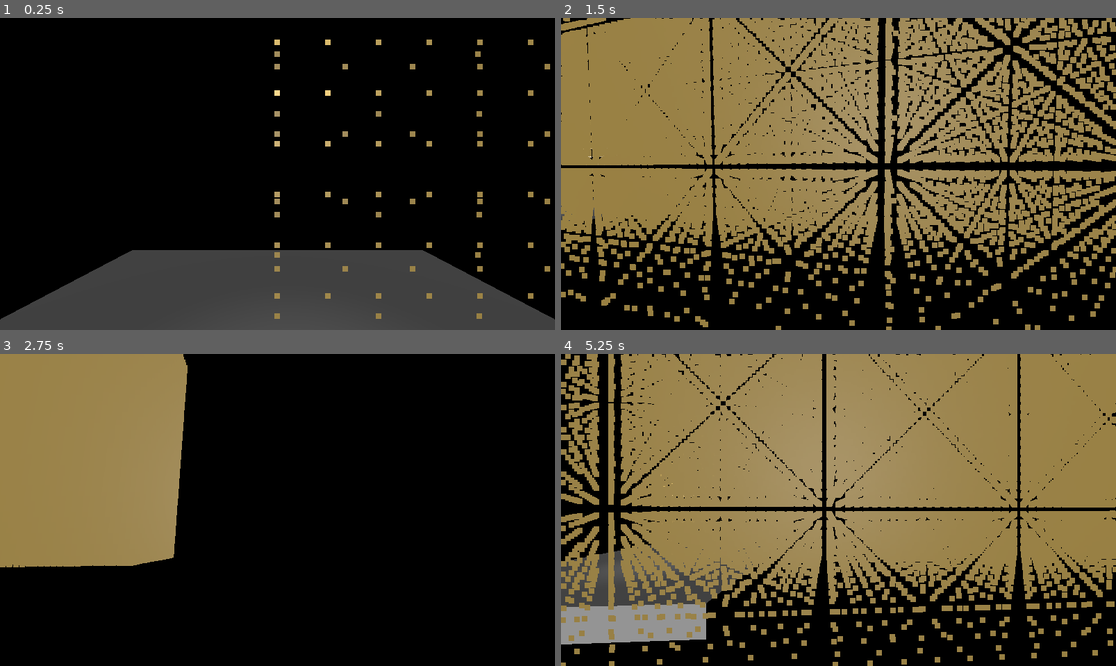
Above: before the commit, frames 1-4 (two rows, left to right).
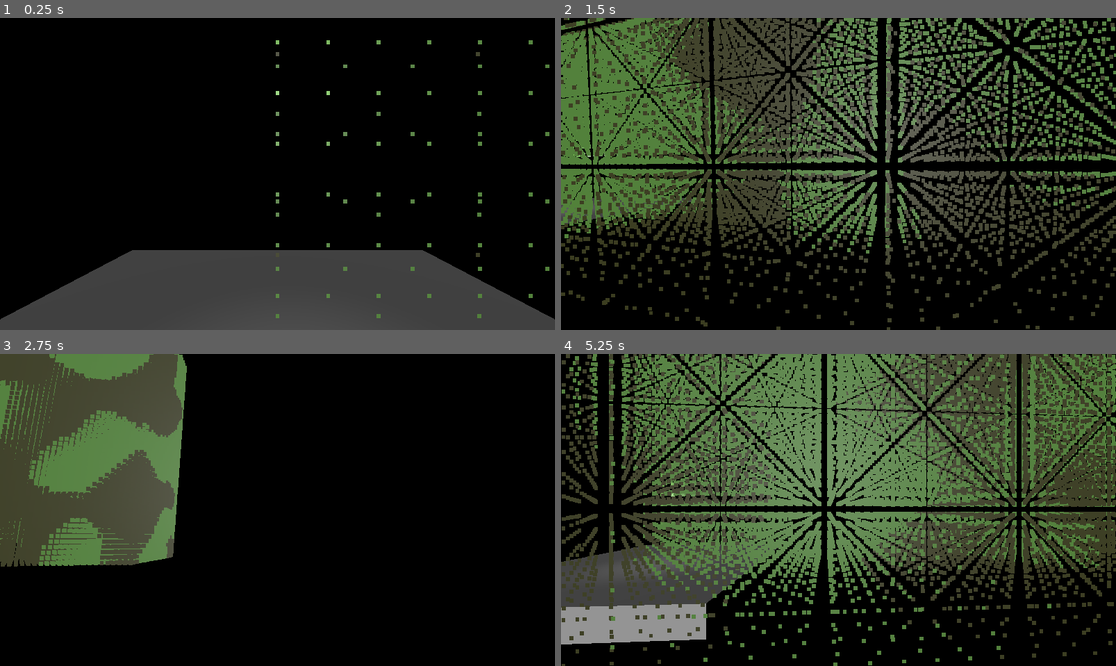
Above: after the commit, the same moments.

Repository: townofdon/godot-cavegen
Game: Godot game, scene res://scenes/test-scene.tscn
Same seed, same stepped clock (60 frames per second), same inputs: the game is played once before the commit and once after it.
Inputs (mouse positions are in pixels of both pictures, inside the frame that each line leads up to):
- Up to frame 1 (0.25 s): no input
- Up to frame 2 (1.5 s): tap Enter at 0.5 s; move the mouse to (960, 158) at 0.52 s; hold D (move_right) 0.53-1.28 s; move the mouse to (727, 189) at 1.27 s; hold S (move_back) from 1.28 s (still down)
- Up to frame 3 (2.75 s): move the mouse to (333, 441) at 2.02 s; release S (move_back) at 2.03 s; hold D (move_right) from 2.03 s (still down)
- Up to frame 4 (5.25 s): move the mouse to (810, 572) at 2.77 s; release D (move_right) at 2.78 s; hold W (move_forward) 2.78-3.53 s; move the mouse to (1005, 556) at 3.52 s; hold A (move_left) 3.53-5.03 s; tap Space at 4.25 s; move the mouse to (672, 463) at 4.27 s; move the mouse to (866, 510) at 5.02 s; hold S (move_back) from 5.03 s (still down)

The runs differ from the first frame. In frame 1, 1.2% of the frame differs, in the area x 49-100%, y 6-97%; in frame 2, 61%; in frame 3, 22%; in frame 4, 69%, in the area x 0-100%, y 0-100%.

Commit message:
get noise working with point mesh

Diff:
--- a/materials/cave-material.tres
+++ b/materials/cave-material.tres
@@ -1,7 +1,10 @@
 [gd_resource type="StandardMaterial3D" format=3 uid="uid://d2n14wjt11iw5"]
 
 [resource]
+transparency = 1
+vertex_color_use_as_albedo = true
 albedo_color = Color(0.58479, 0.486024, 0.226537, 1)
 roughness = 0.57
+emission = Color(0.368102, 0.368102, 0.368102, 1)
 use_point_size = true
-point_size = 8.0
+point_size = 5.8
--- a/scenes/test-scene.tscn
+++ b/scenes/test-scene.tscn
@@ -23,20 +23,19 @@
 [sub_resource type="BoxShape3D" id="BoxShape3D_4n1no"]
 
 [sub_resource type="FastNoiseLite" id="FastNoiseLite_oktae"]
-noise_type = 2
+noise_type = 3
 seed = 1
-frequency = 0.0042
-offset = Vector3(-243.24, -172.97, -108.91)
-fractal_type = 2
+frequency = 0.0656
+offset = Vector3(83.63, -172.97, -108.91)
+fractal_type = 0
 fractal_octaves = 6
 fractal_lacunarity = 1.93
-fractal_gain = 0.99
-fractal_weighted_strength = 0.96
+fractal_weighted_strength = 0.19
 domain_warp_enabled = true
-domain_warp_amplitude = 23.8
-domain_warp_frequency = 0.03
+domain_warp_amplitude = 19.94
+domain_warp_frequency = 0.01
 domain_warp_fractal_type = 2
-domain_warp_fractal_octaves = 4
+domain_warp_fractal_octaves = 1
 domain_warp_fractal_lacunarity = 11.06
 domain_warp_fractal_gain = 0.44
 metadata/_preview_in_3d_space_ = true
--- a/scripts/meshgen.gd
+++ b/scripts/meshgen.gd
@@ -8,24 +8,45 @@
 	props.on_changed.connect(generate)
 
 func generate(cfg: Config, noise: Noise) -> void:
-	if mesh is ImmediateMesh:
-		mesh.clear_surfaces()
-
+	march_cubes(cfg, noise)
 	debug_noise_grid(cfg, noise)
 	#hello_world()
+
+func march_cubes(cfg: Config, noise: Noise) -> void:
+	pass
 
 func debug_noise_grid(cfg: Config, noise: Noise) -> void:
 	mesh = ImmediateMesh.new()
 	mesh.surface_begin(Mesh.PrimitiveType.PRIMITIVE_POINTS)
-	var numCells = Vector3(
+	var numCells:Vector3i = Vector3i(
 		floor(cfg.room_width / cfg.cell_size),
 		floor(cfg.room_height / cfg.cell_size),
 		floor(cfg.room_depth / cfg.cell_size),
 	)
 
+	var min := INF
+	var max := -INF
+	var noise_samples:Array[float] = []
+	# first pass - sample all noise values in grid
 	for z in numCells.z:
 		for y in numCells.y:
 			for x in numCells.x:
+				var val := noise.get_noise_3d(x, y, z)
+				noise_samples.append(val)
+				if val < min: min = val
+				if val > max: max = val
+
+	# second pass - normalize noise values and create mesh
+	for z in numCells.z:
+		for y in numCells.y:
+			for x in numCells.x:
+				var i := x + y*numCells.x + z*numCells.y*numCells.x
+				var val:float = inverse_lerp(min, max, noise_samples.get(i))
+				var active := val >= cfg.noise_cutoff
+				if active:
+					mesh.surface_set_color(Color.AQUAMARINE)
+				else:
+					mesh.surface_set_color(Color.DARK_OLIVE_GREEN)
 				mesh.surface_add_vertex(Vector3(x * cfg.cell_size, y * cfg.cell_size, z * cfg.cell_size))
 
 	mesh.surface_end()
